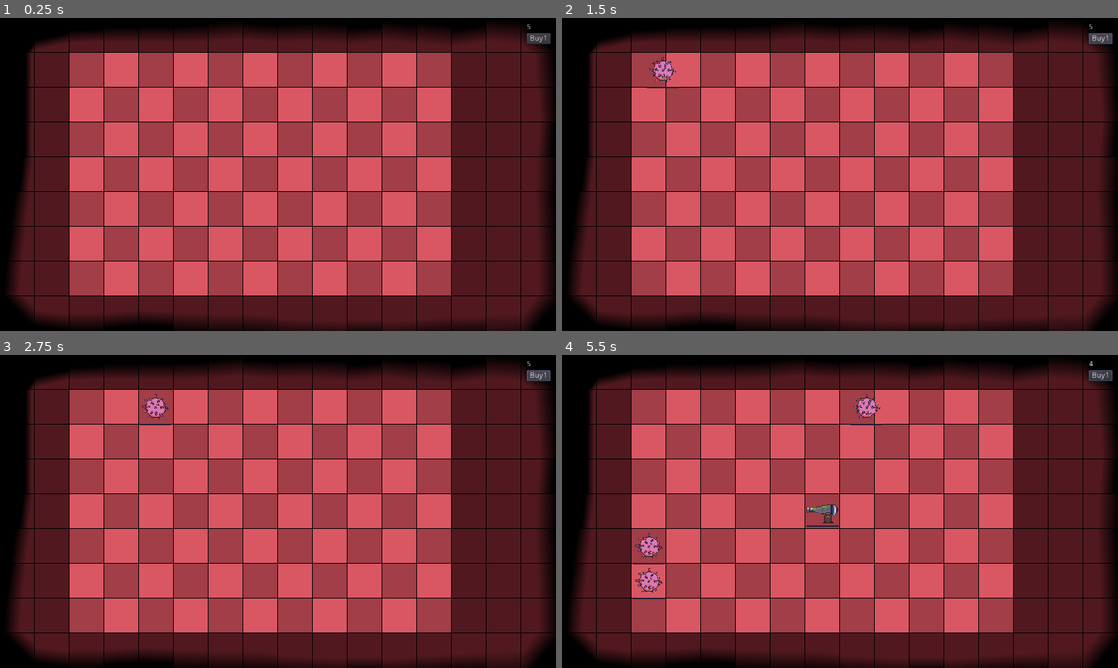
Above: before the commit, frames 1-4 (two rows, left to right).
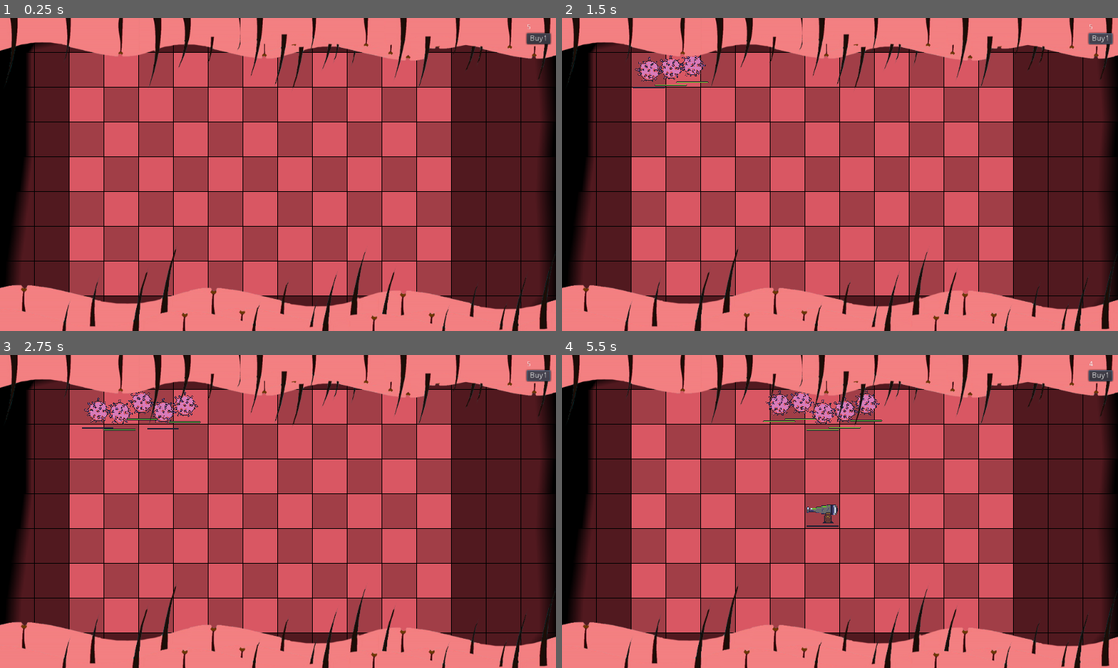
Above: after the commit, the same moments.

Repository: TeamKebab/GodotWildJam23
Game: Godot game, scene res://src/Main.tscn
Two runs of this game, one before a commit and one after it. Both use one fixed random seed, a clock stepped at 60 frames per second and the inputs below.
Inputs (mouse positions are in pixels of both pictures, inside the frame that each line leads up to):
- Up to frame 1 (0.25 s): no input
- Up to frame 2 (1.5 s): click "Buy1" at 0.5 s; click "Buy1" at 1.25 s
- Up to frame 3 (2.75 s): click "Buy1" at 2 s
- Up to frame 4 (5.5 s): move the mouse to (823, 511) at 2.77 s; click (823, 511) at 2.92 s; move the mouse to (728, 527) at 3.52 s; click (728, 527) at 3.67 s; move the mouse to (895, 442) at 4.27 s; click (895, 442) at 4.42 s; move the mouse to (812, 574) at 5.02 s; click (812, 574) at 5.17 s

The runs differ from the first frame. In frame 1, 22% of the frame differs, in the area x 0-100%, y 0-100%; in frame 2, 22%; in frame 3, 23%; in frame 4, 23%.

Commit message:
virus sine wave movement

Diff:
--- a/src/Main.tscn
+++ b/src/Main.tscn
@@ -8,6 +8,8 @@
 [ext_resource path="res://src/GUI.gd" type="Script" id=6]
 [ext_resource path="res://src/gui/BuyButton.tscn" type="PackedScene" id=7]
 [ext_resource path="res://src/entities/CannonPlaceholder.tscn" type="PackedScene" id=8]
+[ext_resource path="res://assets/sprites/bg/nose-fondo-down.png" type="Texture" id=9]
+[ext_resource path="res://assets/sprites/bg/nose-fondo-up.png" type="Texture" id=10]
 
 [node name="Game" type="Node"]
 
@@ -38,6 +40,28 @@
 
 [node name="Timer" type="Timer" parent="WaveSpawner"]
 one_shot = true
+
+[node name="Top" type="TextureRect" parent="."]
+anchor_right = 1.0
+margin_top = -8.0
+margin_bottom = 192.0
+mouse_filter = 2
+texture = ExtResource( 9 )
+__meta__ = {
+"_edit_use_anchors_": false
+}
+
+[node name="Bottom" type="TextureRect" parent="."]
+anchor_top = 1.0
+anchor_right = 1.0
+anchor_bottom = 1.0
+margin_top = -175.0
+margin_bottom = 25.0
+mouse_filter = 2
+texture = ExtResource( 10 )
+__meta__ = {
+"_edit_use_anchors_": false
+}
 
 [node name="GUI" type="Node" parent="."]
 script = ExtResource( 6 )
--- a/src/Player.gd
+++ b/src/Player.gd
@@ -6,10 +6,11 @@
 
 var antibodies: int = 5 setget set_antibodies
 var multiplier: float = 1
+var rng = RandomNumberGenerator.new()
 
 
 func _ready() -> void:
-	randomize()
+	rng.randomize()
 
 
 func set_antibodies(new_antibodies) -> void:
--- a/src/WaveSpawner.gd
+++ b/src/WaveSpawner.gd
@@ -12,6 +12,7 @@
 	[
 		{
 			"wait": 0.5,
+			"times": 5,
 			"virus":[
 				{
 					"type": Virus.CUTEVID,
@@ -92,7 +93,7 @@
 
 
 func _get_random(possible_rows: Array) -> int:
-	var i = randi() % possible_rows.size()
+	var i = Player.rng.randi() % possible_rows.size()
 	var row = possible_rows[i]
 	possible_rows.remove(i)
 	return row
--- a/src/entities/Virus.gd
+++ b/src/entities/Virus.gd
@@ -7,18 +7,19 @@
 
 export var max_hp: float = 2
 export var antibodies_amount = 1
-export var max_velocity = 100
 export var damage: float = 1
 export var cooldown: float = 3
-
+export var velocity = 80
+export var freq_min = 1
+export var freq_max = 10
+export var max_vertical_movement = 10
 
 var hp: float = max_hp setget set_hp
 
-var velocity = Vector2.ZERO
-var acceleration = Vector2.RIGHT * 50
-
 var affected_defenses: Array = []
-
+var time: float = 0
+var freq: float = freq_min
+var base_y: float = 0
 
 onready var antibodies_container : Node2D = find_parent("Game").find_node("AntiBodies")
 onready var hitbox : Area2D = $HitBox
@@ -30,6 +31,9 @@
 	hitbox.connect("area_entered", self, "_on_hitbox_area_entered")
 	hitbox.connect("area_exited", self, "_on_hitbox_area_exited")
 	timer.connect("timeout", self, "_on_timer_timeout")
+
+	freq = Player.rng.randf_range(freq_min, freq_max)
+	base_y = position.y
 
 	max_hp = max_hp * Player.multiplier
 	hp = hp * Player.multiplier
@@ -47,9 +51,16 @@
 
 
 func _physics_process(delta):
-	velocity = (velocity + acceleration * delta).clamped(max_velocity)
 
-	var collision = move_and_collide(velocity * delta)
+
+	var motion = Vector2(velocity, 0)
+
+	var collision = move_and_collide(motion * delta)
+
+	if collision == null:
+		time += delta
+
+		position.y = base_y + max_vertical_movement * cos(time * freq)
 
 
 func _on_hitbox_area_entered(hurtbox: Area2D) -> void:
--- a/src/entities/Virus.tscn
+++ b/src/entities/Virus.tscn
@@ -23,13 +23,18 @@
 } ]
 
 [sub_resource type="CircleShape2D" id=4]
-radius = 24.0
+radius = 18.0
 
 [sub_resource type="CircleShape2D" id=5]
 radius = 24.0
 
 [sub_resource type="CircleShape2D" id=6]
-radius = 30.0
+radius = 24.0
+
+[sub_resource type="Curve2D" id=7]
+_data = {
+"points": PoolVector2Array(  )
+}
 
 [node name="Virus" type="KinematicBody2D"]
 collision_layer = 4
@@ -59,10 +64,14 @@
 
 [node name="HP" parent="." instance=ExtResource( 5 )]
 position = Vector2( 0, 32 )
+half_width = 30
 value = 2.0
 
 [node name="Timer" type="Timer" parent="."]
 
+[node name="Path2D" type="Path2D" parent="."]
+curve = SubResource( 7 )
+
 [editable path="HurtBox"]
 
 [editable path="HitBox"]
Not shown, added: assets/sprites/bg/nose-fondo-down.png.import
Not shown, added: assets/sprites/bg/nose-fondo-up.png.import
Not shown: 1 places in src/Main.tscn that only renumber resources
Not shown: 1 places in src/entities/Virus.tscn that only renumber resources
